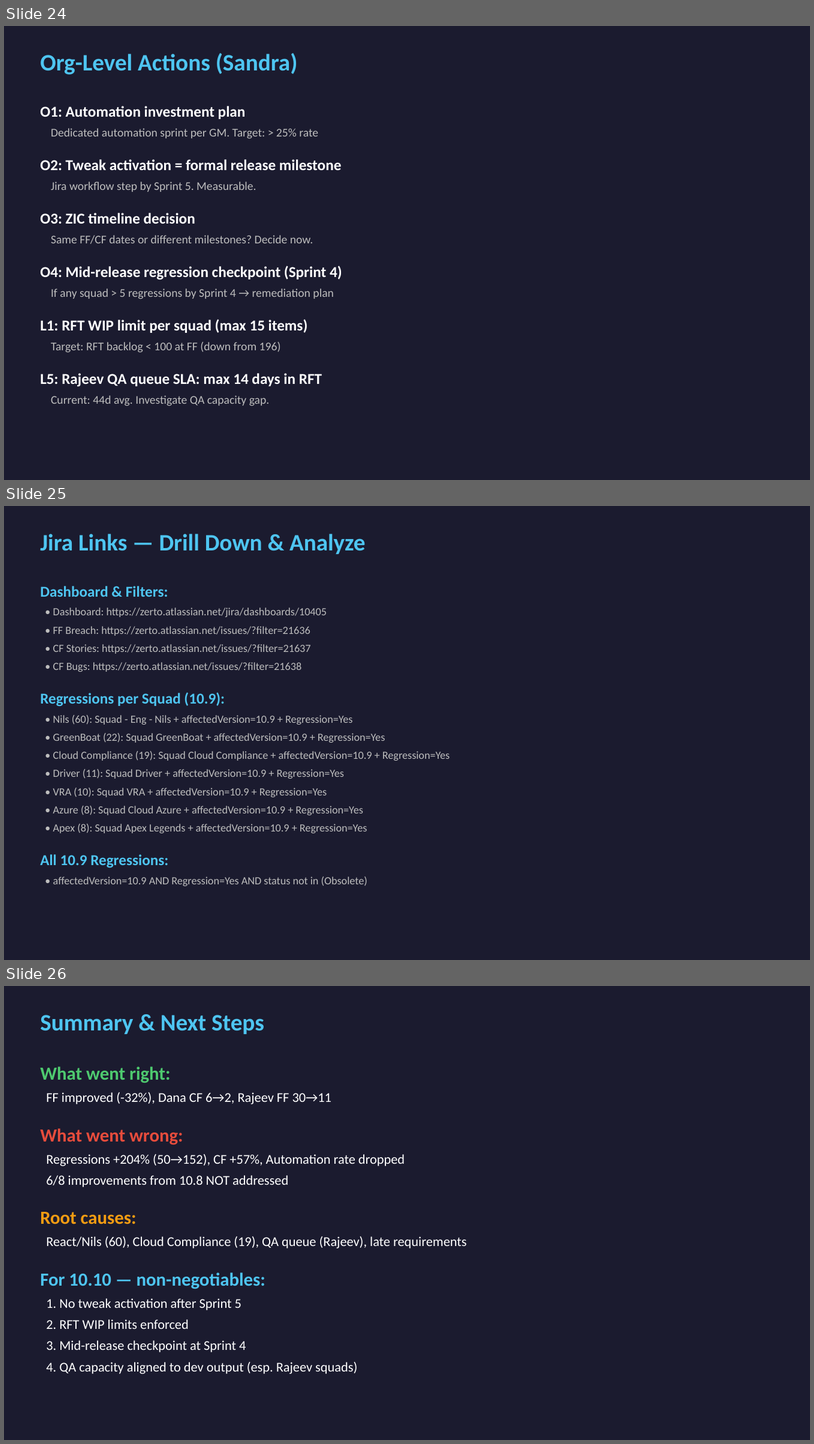
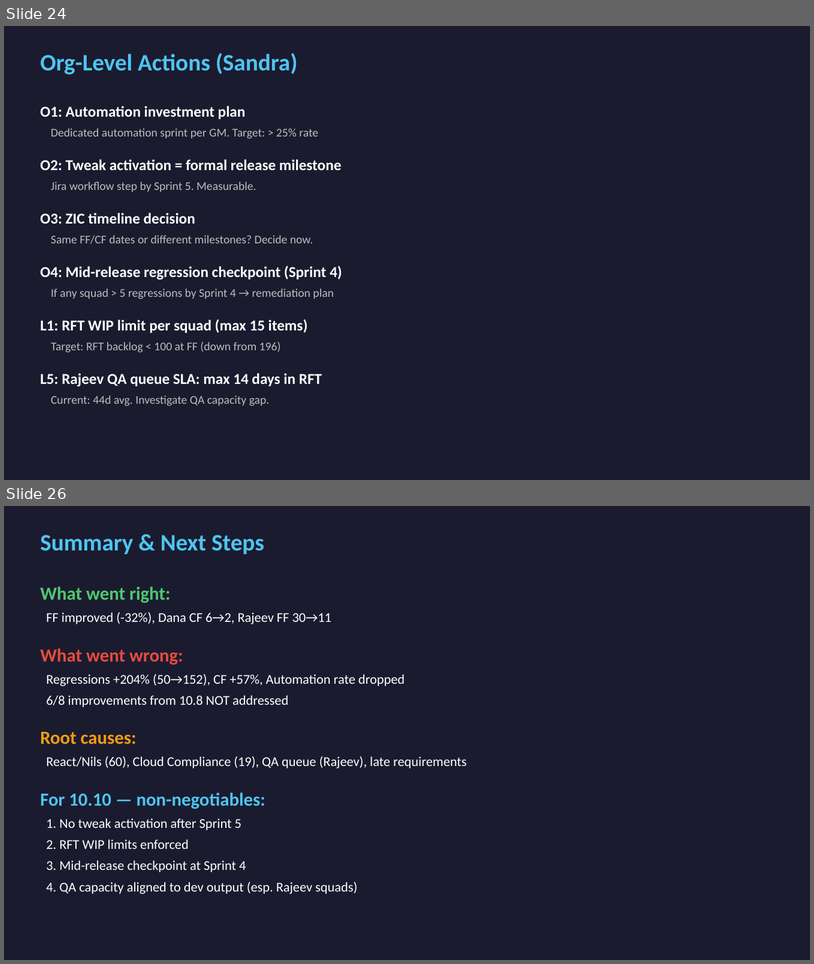
Before and after one commit to sandra-biton/retro, a slide deck: retro_109_presentation.pptx. Shown one above the other, each under a label of ours: slides 24, 25 and 26 before the commit, slides 24 and 26 after it; the slides between them are not shown. The pictures are 814x1444 and 814x964 pixels, drawn with LibreOffice and Linux fonts; fonts in the diff are those of the drawing. Boxes give left, top, right and bottom in pixels: in the first picture for what was removed or moved away, otherwise in the second. Text is boxed around its words. In the diff, an @@ line names an element or a change of style, - is before the commit and + after.

Commit message:
Add clickable Jira hyperlinks to PPTX slide 25

```diff
--- a/retro_109_presentation.pptx
+++ b/retro_109_presentation.pptx
@@ slide 25 removed at [4, 506, 810, 960], background #1B1B2F @@
@@ text removed at [40, 534, 366, 554] @@
-Jira Links — Drill Down & Analyze
@@ text removed at [40, 586, 450, 886] @@
-Dashboard & Filters:
-• Dashboard: https://zerto.atlassian.net/jira/dashboards/10405
-• FF Breach: https://zerto.atlassian.net/issues/?filter=21636
-• CF Stories: https://zerto.atlassian.net/issues/?filter=21637
-• CF Bugs: https://zerto.atlassian.net/issues/?filter=21638
-Regressions per Squad (10.9):
-• Nils (60): Squad - Eng - Nils + affectedVersion=10.9 + Regression=Yes
-• GreenBoat (22): Squad GreenBoat + affectedVersion=10.9 + Regression=Yes
-• Cloud Compliance (19): Squad Cloud Compliance + affectedVersion=10.9 + Regression=Yes
-• Driver (11): Squad Driver + affectedVersion=10.9 + Regression=Yes
-• VRA (10): Squad VRA + affectedVersion=10.9 + Regression=Yes
-• Azure (8): Squad Cloud Azure + affectedVersion=10.9 + Regression=Yes
-• Apex (8): Squad Apex Legends + affectedVersion=10.9 + Regression=Yes
-All 10.9 Regressions:
-• affectedVersion=10.9 AND Regression=Yes AND status not in (Obsolete)
```
Also in this commit, not shown: 1 slide added, 2 other files.
